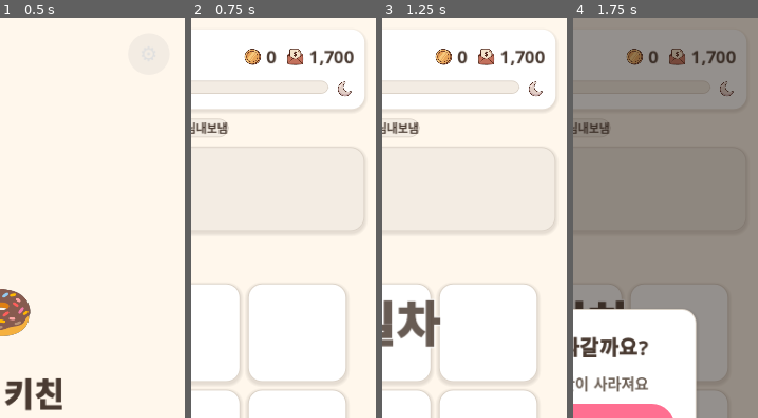
Above: before the commit, frames 1-4 (left to right).
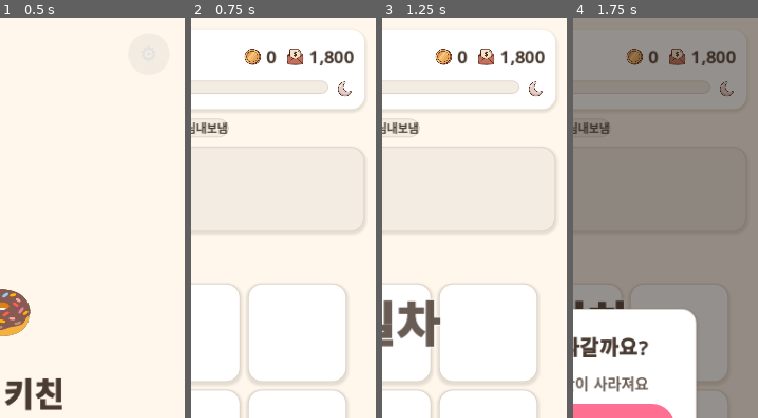
Above: after the commit, the same moments.

Repository: yellyB/game-slot-kitchen
Game: Godot game, scene res://scenes/Main.tscn
Same seed, same stepped clock (60 frames per second), same inputs: the game is played once before the commit and once after it. Sound files missing from this copy of the repository are replaced by a short silence.
Inputs (mouse positions are % of the whole screen's width and height, from its top left):
- Up to frame 1 (0.5 s): no input
- Up to frame 2 (0.75 s): click "시작" at 0.5 s
- Up to frame 3 (1.25 s): no input
- Up to frame 4 (1.75 s): click (11, 5) at 1.25 s
The pictures show only the part of the screen within x 50-100%, y 0-50%; the shares and areas given below are measured in that part.

Frame 1 is identical in both runs. In frame 2, 0.1% of the frame differs, in the area x 71-78%, y 8-12%; in frame 3, 0.1%; in frame 4, 0.1%.

Commit message:
슬롯 확장 확대: MAX_SLOTS 12→21, 가격배수 4.0→2.0(실질 ~13칸 도달) + 가게세 소폭 상향으로 난이도 유지
step ×4 가격벽 때문에 MAX만 올리면 12칸에서 막힘 → 배수 2.0으로 낮춰 확장 여지 확보.
슬롯 여유↑로 쉬워진 만큼 가게세 ×1.05 반영 → 생존 sim 65%(목표 유지). 슬롯 도달 13.1.

Co-Authored-By: Claude Opus 4.8 (1M context) <noreply@anthropic.com>

Diff:
--- a/data/config.gd
+++ b/data/config.gd
@@ -8,7 +8,7 @@
 const BOARD_COLS := 3
 const START_SLOTS := 9   # 시작 슬롯 수(도구석 제외). 버프도 슬롯 점유(온보드).
 const TOOL_COUNT := 2    # 도구석(🔥) 개수 — 그리드 마지막 칸들에 배치
-const MAX_SLOTS := 12    # 슬롯 확장 상한 (구매마다 가격 급증 → 실질 1~2회. 도달 시 SOLD OUT)
+const MAX_SLOTS := 21    # 슬롯 확장 상한 (구매마다 가격 급증 → 실질 1~2회. 도달 시 SOLD OUT)
 
 # ── 손님 큐 / 스포너 ──────────────────────────────────────
 const MAX_QUEUE := 4          # 큐 최대 인원
@@ -31,7 +31,7 @@
 const SLOT_PRICE := 500       # 슬롯 +1 확장 1일차 기본가(상점) — 일수 따라 SHOP_PRICE_GROWTH로 상승
 const BUFF_PACK_PRICE := 200  # 버프 팩(카드깡) 1일차 기본가 — 일수 따라 상승
 const SHOP_PRICE_GROWTH := 1.65  # 상점가 일당 증가 배율(복리): 가격 = ceil(기본 × GROWTH^(day-1))
-const SLOT_PRICE_STEP := 4.0     # 슬롯 확장 1개 살 때마다 가격 배수(기하급수 → 한 방문에 실질 1~2회)
+const SLOT_PRICE_STEP := 2.0     # 슬롯 확장 1개 살 때마다 가격 배수(기하급수). ×2 = 실질 15~17칸까지 확장
 const MAX_BUFFS := 5        # 버프 보유 상한 (온보드 점유 — 판 절반 이상 못 줌)
 const MONEY_ABBR_AT := 100000  # 이 값 이상은 k/m 축약 표시(미만은 콤마) — UI.money
 # (가게세는 하루별 → data/levels.gd)
--- a/data/levels.gd
+++ b/data/levels.gd
@@ -5,11 +5,11 @@
 ## 금액 단위: 가장 싼 메뉴(커피)=100. rent도 같은 스케일.
 
 const DAYS := [
-	{"rent": 1700,  "per_wave": 11},  # 1일차 (손님 33) — 온보딩, 사실상 통과
-	{"rent": 8500,  "per_wave": 12},  # 2일차 (손님 36)
-	{"rent": 27000, "per_wave": 13},  # 3일차 (손님 39) — 압박 시작(재투자 판단)
-	{"rent": 51000, "per_wave": 13},  # 4일차 (손님 39) — 빡빡
-	{"rent": 92000, "per_wave": 14},  # 5일차 (손님 42) — 생존 압박(잘못하면 폐업)
+	{"rent": 1800,  "per_wave": 11},  # 1일차 (손님 33) — 온보딩, 사실상 통과
+	{"rent": 9000,  "per_wave": 12},  # 2일차 (손님 36)
+	{"rent": 28000, "per_wave": 13},  # 3일차 (손님 39) — 압박 시작(재투자 판단)
+	{"rent": 54000, "per_wave": 13},  # 4일차 (손님 39) — 빡빡
+	{"rent": 97000, "per_wave": 14},  # 5일차 (손님 42) — 생존 압박(잘못하면 폐업)
 ]
 # 튜닝: 빈 로드아웃 생존 sim ~66%("잘 굴려야 통과") 목표로 가게세 상향(구 곡선 ×3.4).
 # 실패는 후반(4~5일차)에 집중 → 초반 온보딩 / 후반 생존압박 곡선.
